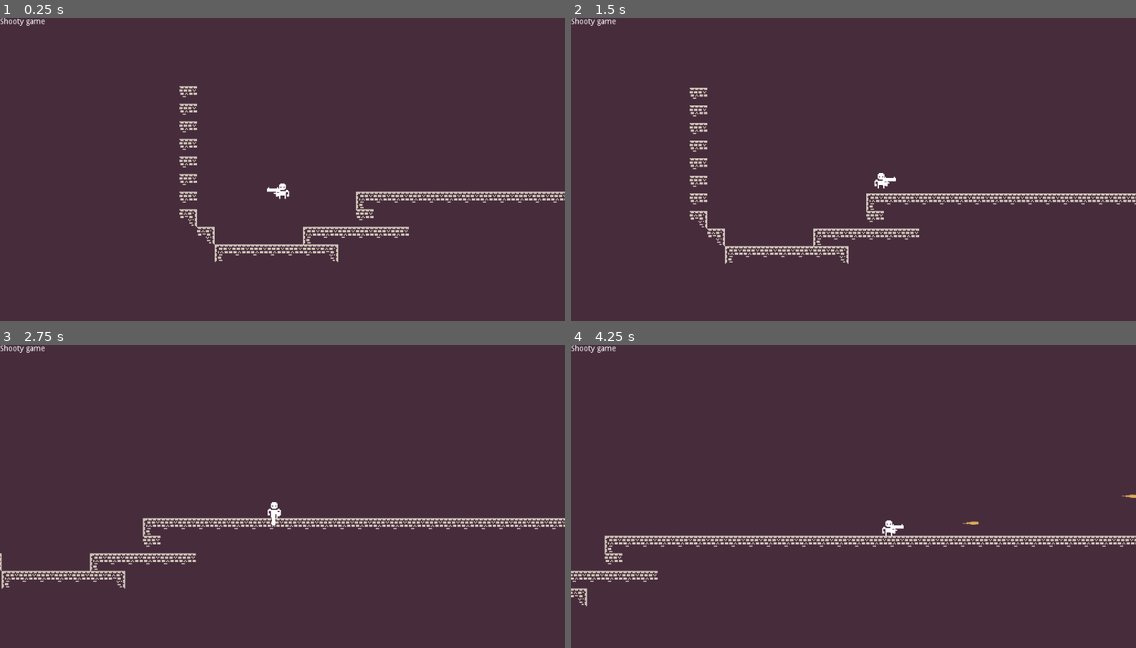
Above: before the commit, frames 1-4 (two rows, left to right).
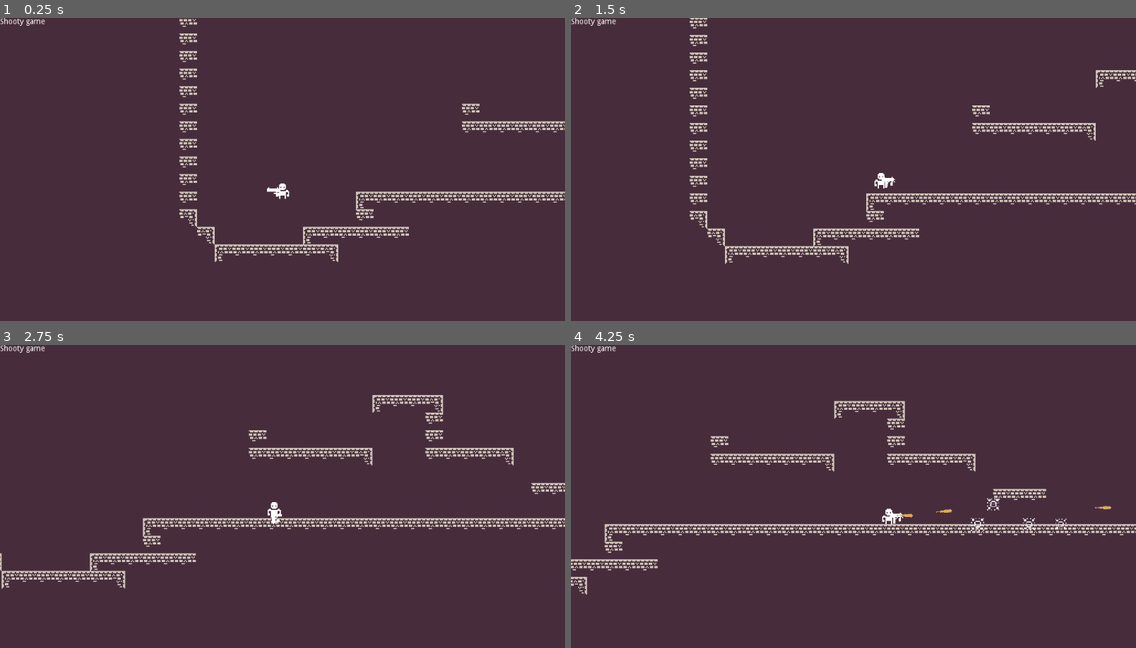
Above: after the commit, the same moments.

Repository: BasicLich/miz-jam-1-entry
Game: Godot game, scene res://Game.tscn
The game is run twice, just before and just after one commit, with the same random seed, the same clock (stepped at 60 frames per second) and the same inputs.
Inputs:
- Up to frame 1 (0.25 s): no input
- Up to frame 2 (1.5 s): hold Right (player_right) from 0.53 s (still down); tap } (player_next_weapon, bound only after the commit) at 0.6 s; tap Z (player_jump) at 0.77 s; tap { (player_prev_weapon, bound only after the commit) at 0.8, 1.35 s
- Up to frame 3 (2.75 s): tap Z (player_jump) at 1.52 s; tap } (player_next_weapon, bound only after the commit) at 1.55 s; release Right (player_right) at 2.03 s; hold Left (player_left) from 2.03 s (still down); hold S (player_aim_down) from 2.03 s (still down); tap { (player_prev_weapon, bound only after the commit) at 2.3 s
- Up to frame 4 (4.25 s): release Left (player_left) at 2.78 s; release S (player_aim_down) at 2.78 s; hold Right (player_right) from 2.78 s (still down); tap W (player_aim_up) at 2.85 s; tap Z (player_jump) at 3.02, 3.77 s; tap } (player_next_weapon, bound only after the commit) at 3.05 s; hold X (player_shoot) from 3.53 s (still down); tap { (player_prev_weapon, bound only after the commit) at 3.8 s

The runs differ from the first frame. In frame 1, 0.7% of the frame differs, in the area x 31-100%, y 0-38%; in frame 2, 1.0%; in frame 3, 1.5%; in frame 4, 6.9%, in the area x 0-100%, y 18-87%.

Commit message:
Weapon switching.

Diff:
--- a/Actor.gd
+++ b/Actor.gd
@@ -4,12 +4,17 @@
 
 const GRAVITY := Vector2(0, 350)
 
-export var moveSpeed := 1.0
-export var initialJumpVel := 1.0
+var moveSpeed := 1.0
+var initialJumpVel := 1.0
 
 var vel := Vector2(0, 0)
 var onFloor := false
 var movement := Common.STAY
+var weapons := [
+	Weapon.WeaponType.GUN,
+	Weapon.WeaponType.SHOTGUN,
+	Weapon.WeaponType.SUBMACHINE_GUN
+]
 
 func _ready():
 	set_physics_process(true)
@@ -60,3 +65,23 @@
 		return
 
 	w.shoot()
+
+func _findWeapon(current, d: int):
+	var i := weapons.find(current) + d
+	if i > weapons.size() - 1:
+		i = 0
+	elif i < 0:
+		i = weapons.back()
+	return weapons[i]
+
+func nextWeapon():
+	var w := $Weapon as Weapon
+	if w == null:
+		return
+	w.switchWeapon(_findWeapon(w.type, +1))
+
+func prevWeapon():
+	var w := $Weapon as Weapon
+	if w == null:
+		return
+	w.switchWeapon(_findWeapon(w.type, -1))
--- a/Game.tscn
+++ b/Game.tscn
@@ -9,11 +9,9 @@
 tile_set = ExtResource( 2 )
 cell_size = Vector2( 16, 16 )
 format = 1
-tile_data = PoolIntArray( 458772, 3, 0, 524308, 3, 0, 524374, 3, 0, 524375, 3, 0, 524376, 3, 0, 524377, 3, 0, 524378, 3, 0, 524379, 3, 0, 524380, 3, 0, 524381, 3, 0, 524382, 3, 0, 524383, 3, 0, 524384, 3, 0, 524385, 3, 0, 524386, 3, 0, 524387, 3, 0, 524388, 3, 0, 524389, 3, 0, 524390, 3, 0, 524391, 3, 0, 524392, 3, 0, 524393, 3, 0, 524394, 3, 0, 524395, 3, 0, 524396, 3, 0, 589844, 3, 0, 655380, 3, 0, 720916, 3, 0, 786452, 3, 0, 851988, 3, 0, 8519 …(3857 unchanged characters)…
+tile_data = PoolIntArray( 20, 1, 0, 21, 3, 0, 22, 3, 0, 23, 3, 0, 24, 3, 0, 25, 3, 0, 26, 3, 0, 27, 3, 0, 28, 3, 0, 29, 3, 0, 30, 3, 0, 65556, 3, 0, 131092, 3, 0, 196628, 3, 0, 262164, 3, 0, 327700, 3, 0, 393236, 3, 0, 393259, 1, 0, 393260, 3, 0, 393261, 3, 0, 393262, 2, 0, 458772, 3, 0, 458798, 3, 0, 524308, 3, 0, 524324, 3, 0, 524334, 3, 0, 524374, 3, 0, 524375, 3, 0, 524376, 3, 0, 524377, 3, 0, 524378, 3, 0, 524379, 3, 0, 524380, 3, 0, 524381, 3, 0, 524382, 3, 0, 524383, 3, 0, 524384, 3, 0, 524385, 3, 0, 524386, 3, 0, 524387, 3, 0, 524388, 3, 0, 524389, 3, 0, 524390, 3, 0, 524391, 3, 0, 524392, 3, 0, 524393, 3, 0, 524394, 3, 0, 524395, 3, 0, 524396, 3, 0, 589844, 3, 0, 589860, 3, 0, 589861, 3, 0, 589862, 3, 0, 589863, 3, 0, 589864, 3, 0, 589865, 3, 0, 589866, 2, 0, 589870, 3, 0, 589871, 3, 0, 589872, 3, 0, 589873, 3, 0, 589874, 2, 0, 655380, 3, 0, 720916, 3, 0, 720948, 3, 0, 720949, 3, 0, 720950, 3, 0, 786452, 3, 0, 851988, 3, 0, 8519 …(3857 unchanged characters)…
 
 [node name="Player" parent="." instance=ExtResource( 1 )]
-moveSpeed = 180.0
-initialJumpVel = 200.0
 
 [node name="UI" type="CanvasLayer" parent="."]
 
--- a/Player.gd
+++ b/Player.gd
@@ -2,6 +2,10 @@
 
 func _ready():
 	set_process(true)
+
+func _enter_tree():
+	moveSpeed = 180.0
+	initialJumpVel = 200.0
 
 func _process(delta):
 	if Input.is_action_pressed("player_left"):
@@ -23,3 +27,9 @@
 
 	if Input.is_action_pressed("player_shoot"):
 		shoot()
+
+	if Input.is_action_just_pressed("player_next_weapon"):
+		nextWeapon()
+
+	if Input.is_action_just_pressed("player_prev_weapon"):
+		prevWeapon()
--- a/Weapon.gd
+++ b/Weapon.gd
@@ -6,7 +6,6 @@
 
 var projectileClass := preload("res://Projectile.tscn")
 
-#TODO: Dict {WeaponType => interval}
 export var type := WeaponType.GUN
 var fireIntervalCounter := 0.0
 
@@ -26,9 +25,13 @@
 
 func _enter_tree():
 	rnd.randomize()
-	$GunSprite.visible        = type == WeaponType.GUN
-	$ShotgunSprite.visible    = type == WeaponType.SHOTGUN
-	$SubmachineSprite.visible = type == WeaponType.SUBMACHINE_GUN
+	switchWeapon(type)
+
+func switchWeapon(aType):
+	type = aType
+	$GunSprite.visible        = aType == WeaponType.GUN
+	$ShotgunSprite.visible    = aType == WeaponType.SHOTGUN
+	$SubmachineSprite.visible = aType == WeaponType.SUBMACHINE_GUN
 
 func set_aim(aAim):
 	aim = aAim
--- a/project.godot
+++ b/project.godot
@@ -78,6 +78,16 @@
 "events": [ Object(InputEventKey,"resource_local_to_scene":false,"resource_name":"","device":0,"alt":false,"shift":false,"control":false,"meta":false,"command":false,"pressed":false,"scancode":88,"unicode":0,"echo":false,"script":null)
  ]
 }
+player_next_weapon={
+"deadzone": 0.5,
+"events": [ Object(InputEventKey,"resource_local_to_scene":false,"resource_name":"","device":0,"alt":false,"shift":false,"control":false,"meta":false,"command":false,"pressed":false,"scancode":125,"unicode":0,"echo":false,"script":null)
+ ]
+}
+player_prev_weapon={
+"deadzone": 0.5,
+"events": [ Object(InputEventKey,"resource_local_to_scene":false,"resource_name":"","device":0,"alt":false,"shift":false,"control":false,"meta":false,"command":false,"pressed":false,"scancode":123,"unicode":0,"echo":false,"script":null)
+ ]
+}
 
 [rendering]
 
